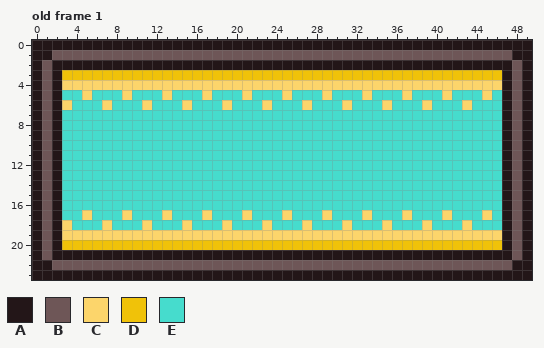
File history of a pixel-art file, Project Games/Project Mini Farm Simulator/Aseprite/basic UI/Weather_UI.aseprite. That is the earlier state.
50x24 pixels, 2 frames. Shown: old frame 1.
Palette (. is transparent): A #231618  B #6e5657  C #fcd56b  D #f0c209  E #46dccd
The same view after the edit:
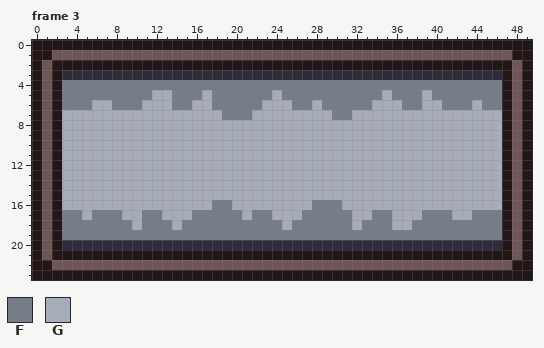
Colours new in this view: F #747d88  G #a7acba
A new or re-ordered frame is compared with the old frame closest to it.
The exact change:
frames 2 -> 3
colour D: #f0c209 -> #2e2c3b
Changed rows in their new state; - is a pixel that keeps its letter.
Frame 3 is new; against old frame 1, layer "inside art":
first column x 3:
 4 FFFFFFFFFFFFFFFFFFFFFFFFFFFFFFFFFFFFFFFFFFFF
 5 FFFFFFFFFGGFFFGFFFFFFGFFFFFFFFFFGFFFGFFFFFFF
 6 FFFGGFFFGGGFFGGFFFFFGGGFFGFFFFFGGGFFGGFFFGFF
 7 GGGGGGGGGGGGGGGGFFFGGGGGGGGFFGGGGGGGGGGGGGGG
 8 GGGGGGGGGGGGGGGGGGGGGGGGGGGGGGGGGGGGGGGGGGGG
 9 GGGGGGGGGGGGGGGGGGGGGGGGGGGGGGGGGGGGGGGGGGGG
10 GGGGGGGGGGGGGGGGGGGGGGGGGGGGGGGGGGGGGGGGGGGG
11 GGGGGGGGGGGGGGGGGGGGGGGGGGGGGGGGGGGGGGGGGGGG
12 GGGGGGGGGGGGGGGGGGGGGGGGGGGGGGGGGGGGGGGGGGGG
13 GGGGGGGGGGGGGGGGGGGGGGGGGGGGGGGGGGGGGGGGGGGG
14 GGGGGGGGGGGGGGGGGGGGGGGGGGGGGGGGGGGGGGGGGGGG
15 GGGGGGGGGGGGGGGGGGGGGGGGGGGGGGGGGGGGGGGGGGGG
16 GGGGGGGGGGGGGGGFFGGGGGGGGFFFGGGGGGGGGGGGGGGG
17 FFGFFFGGFFGGGFFFFFGFFGGGFFFFFGGFFGGGFFFGGFFF
18 FFFFFFFGFFFGFFFFFFFFFFGFFFFFFGFFFGGFFFFFFFFF
19 FFFFFFFFFFFFFFFFFFFFFFFFFFFFFFFFFFFFFFFFFFFF
Where, in picture pixels (left, top, right, bottom), the same in both pictures:
changed: (62, 70, 502, 250)
